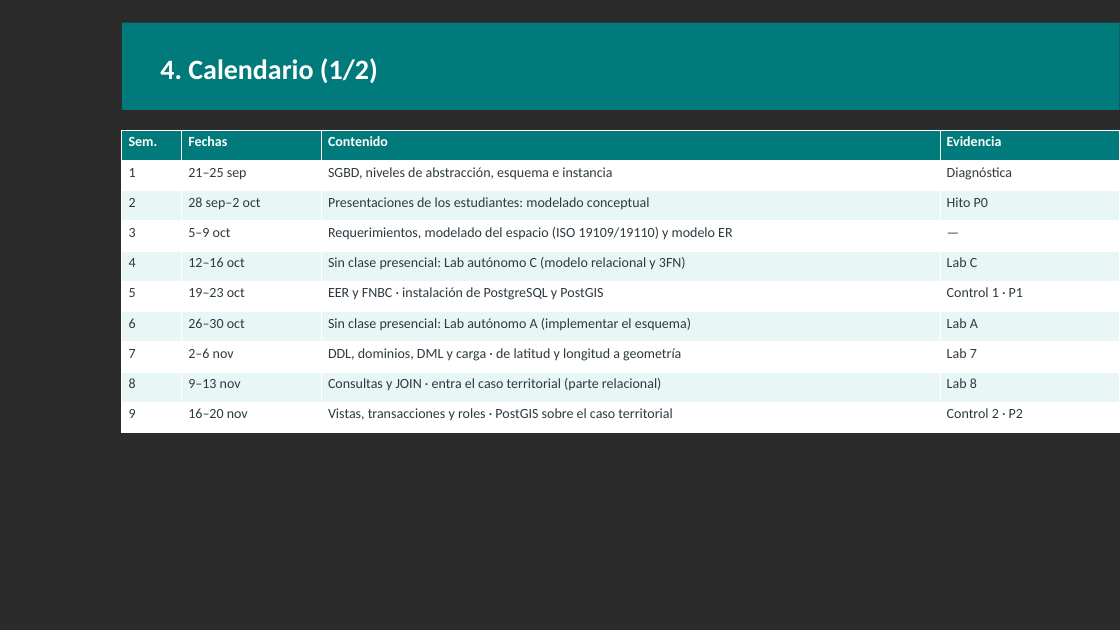
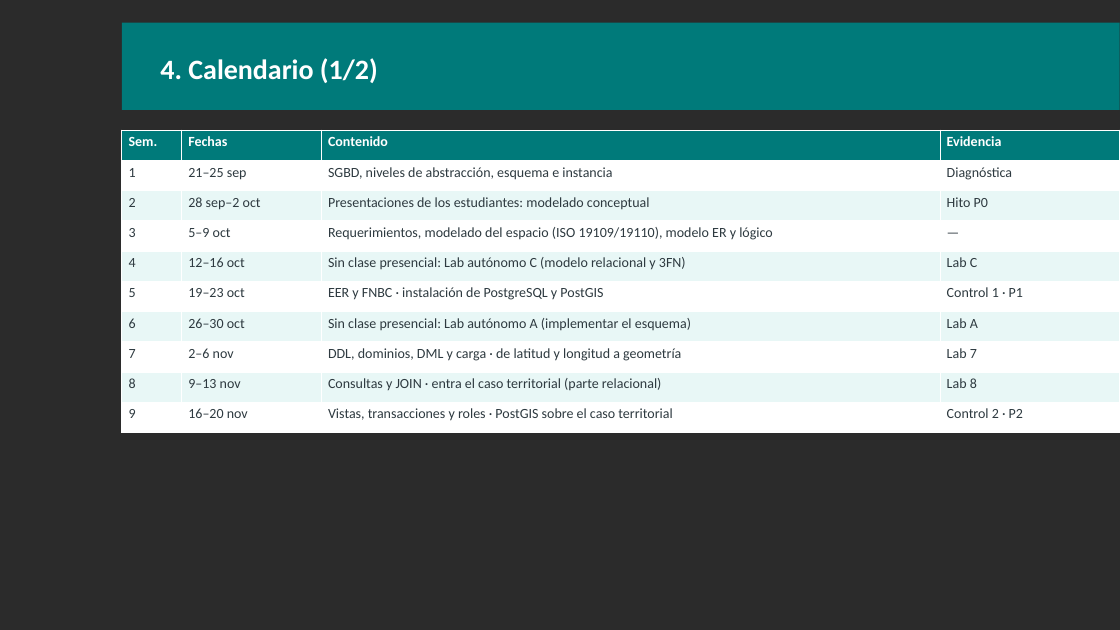
Before and after one commit to iyanezUSACH/DBG_2s_2026, a slide deck: slide 6 of Cátedra/0. Presentación del curso/DBG_2s2026_00_Presentacion_Curso.pptx. Drawn at 1120x630 pixels with LibreOffice and Linux fonts; fonts in the diff are those of the drawing; background and template pictures are left out; a plain dark background stands for a picture behind light text. Boxes give left, top, right and bottom in pixels: in the first picture for what was removed or moved away, otherwise in the second. Text is boxed around its words. In the diff, an @@ line names an element or a change of style, - is before the commit and + after.

```diff
--- a/Cátedra/0. Presentación del curso/DBG_2s2026_00_Presentacion_Curso.pptx
+++ b/Cátedra/0. Presentación del curso/DBG_2s2026_00_Presentacion_Curso.pptx
@@ table at box(122, 130, 1120, 433) @@
-row 4, column 3: Requerimientos, modelado del espacio (ISO 19109/19110) y modelo ER
+row 4, column 3: Requerimientos, modelado del espacio (ISO 19109/19110), modelo ER y lógico
```
Also in this commit, not shown: 15 other files.
